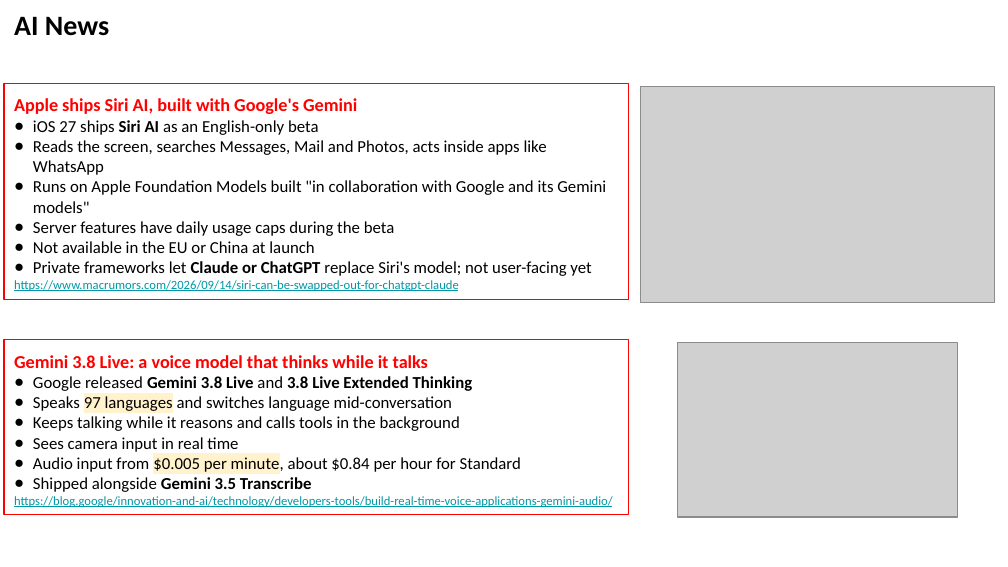
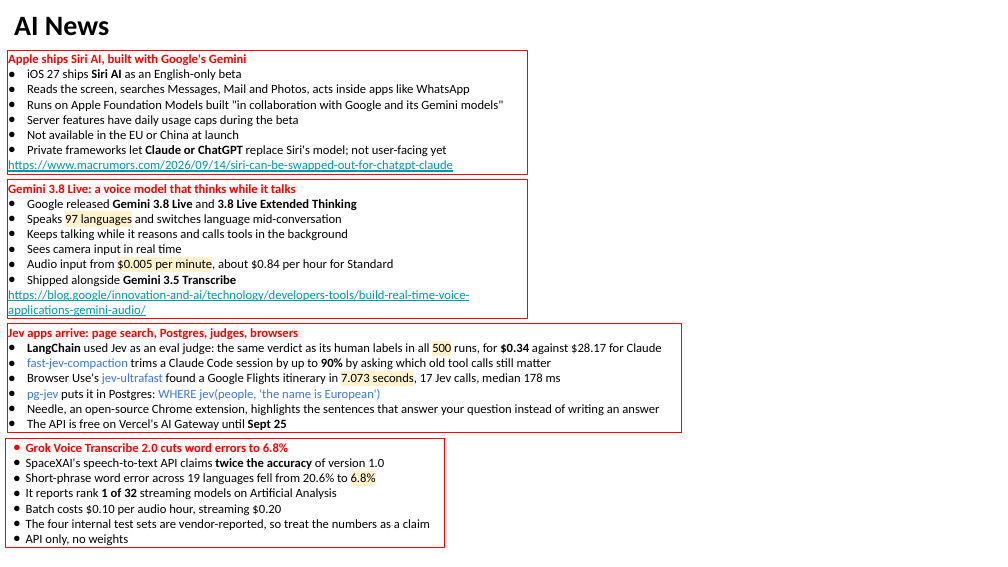
Before and after one commit to lselector/seminar, a slide deck: slide 33 of 2026/2026-09-25-AI-News.pptx (slide 32 before the commit). Drawn at 1008x567 pixels with LibreOffice and Linux fonts; fonts in the diff are those of the drawing; grey boxes stand for pictures. Boxes give left, top, right and bottom in pixels: in the first picture for what was removed or moved away, otherwise in the second. Text is boxed around its words. In the diff, an @@ line names an element or a change of style, - is before the commit and + after.

```diff
--- a/2026/2026-09-25-AI-News.pptx
+++ b/2026/2026-09-25-AI-News.pptx
@@ rectangle "Apple ships Siri AI, built ...": place and size @@
-rectangle "Apple ships Siri AI, built ..." at <box>4,84,629,299</box>
+rectangle "Apple ships Siri AI, built ..." at <box>7,50,527,174</box>
@@ text in rectangle at <box>8,54,503,156</box>: size 13 to 9 pt in "Apple ships Siri AI, built with Google's ..."; size 12 to 9 pt in "iOS 27 ships Siri AI as an ...", "Reads the screen, searches Messages, Mail and ...", "Runs on Apple Foundation Models built "in ...", "Server features have daily usage caps during ..." and 2 more places; indent changed @@
@@ picture removed at <box>641,87,994,302</box> @@
@@ rectangle "Gemini 3.8 Live: a voice ...": place and size @@
-rectangle "Gemini 3.8 Live: a voice ..." at <box>4,340,629,514</box>
+rectangle "Gemini 3.8 Live: a voice ..." at <box>7,179,527,319</box>
@@ text in rectangle at <box>8,184,393,286</box>: size 13 to 9 pt in "Gemini 3.8 Live: a voice model that ..."; size 12 to 9 pt in "Google released Gemini 3.8 Live and 3.8 ...", "Speaks 97 languages and switches language mid-conversation", "Keeps talking while it reasons and calls ...", "Sees camera input in real time" and 2 more places; indent changed @@
@@ rectangle added at <box>7,324,681,432</box>, outline #FF0000 0.75 pt, 9 pt, text #000000 @@
+Jev apps arrive: page search, Postgres, judges, browsers
+● LangChain used Jev as an eval judge: the same verdict as its human labels in all 500 runs, for $0.34 against $28.17 for Claude
+● fast-jev-compaction trims a Claude Code session by up to 90% by asking which old tool calls still matter
+● Browser Use's jev-ultrafast found a Google Flights itinerary in 7.073 seconds, 17 Jev calls, median 178 ms
+● pg-jev puts it in Postgres: WHERE jev(people, 'the name is European')
+● Needle, an open-source Chrome extension, highlights the sentences that answer your question instead of writing an answer
+● The API is free on Vercel's AI Gateway until Sept 25
@@ picture removed at <box>677,343,959,517</box> @@
@@ rectangle added at <box>6,438,445,547</box>, outline #FF0000 0.75 pt, 9 pt, text #000000 @@
+● Grok Voice Transcribe 2.0 cuts word errors to 6.8%
+● SpaceXAI's speech-to-text API claims twice the accuracy of version 1.0
+● Short-phrase word error across 19 languages fell from 20.6% to 6.8%
+● It reports rank 1 of 32 streaming models on Artificial Analysis
+● Batch costs $0.10 per audio hour, streaming $0.20
+● The four internal test sets are vendor-reported, so treat the numbers as a claim
+● API only, no weights
```
Also in this commit, not shown: 7 other slides changed, 3 slides added, 4 slides removed.
